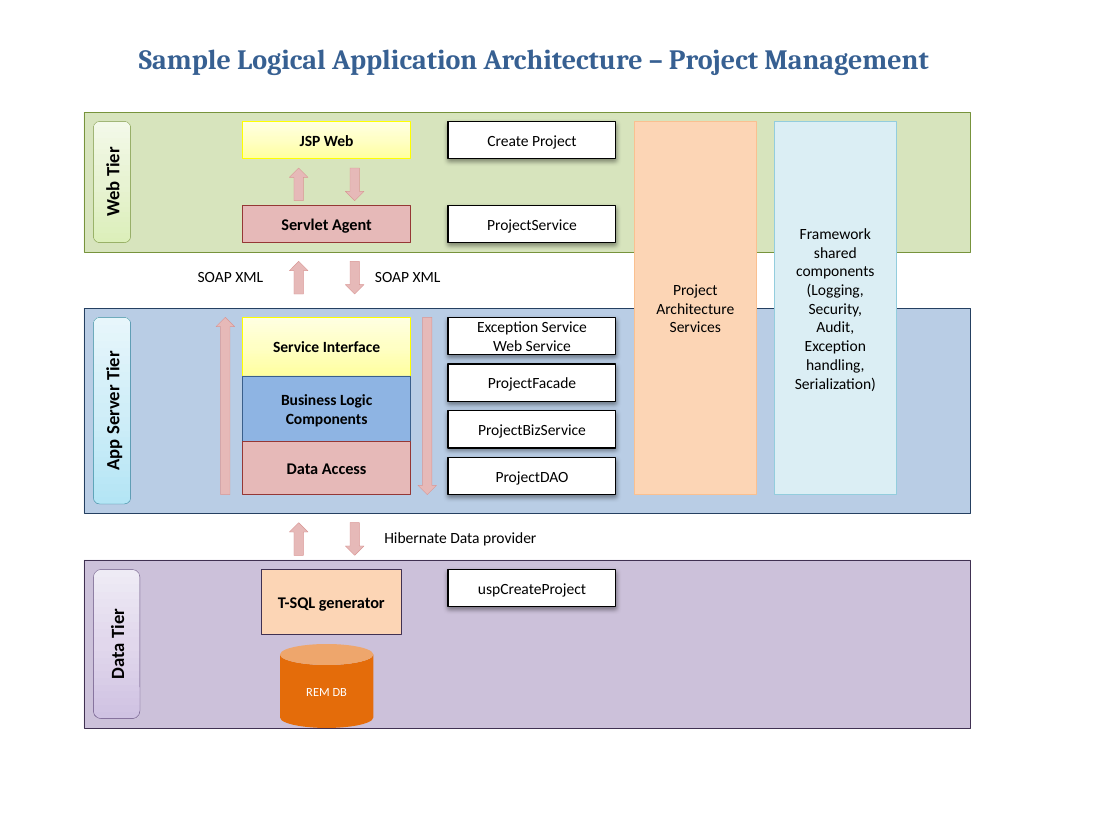
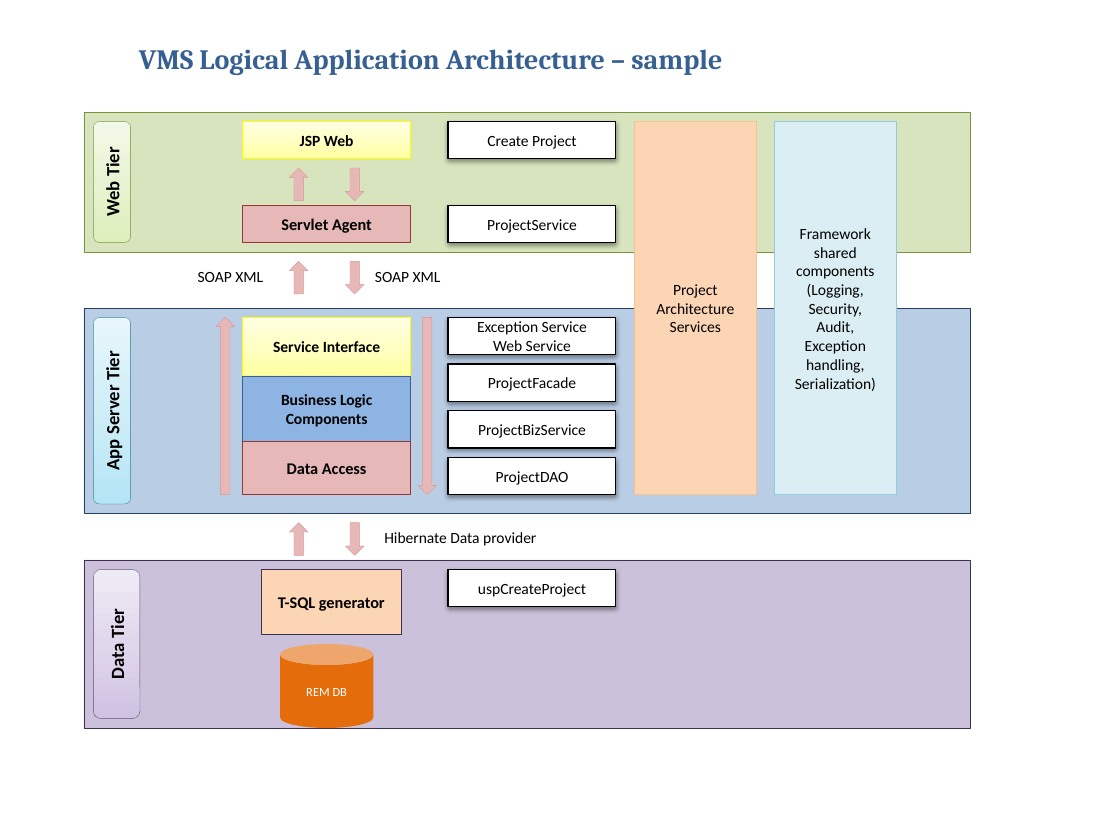
Before and after one commit to imireasa/mtech-se18-t08s, a slide deck: slide 4 of docs/W-9 Working Document/W-9.1 Team Members/W-9.1.5 Dio/2. Phase 2/VMS High level architecture.pptx. Drawn at 1120x840 pixels with LibreOffice and Linux fonts; fonts in the diff are those of the drawing. Boxes give left, top, right and bottom in pixels: in the first picture for what was removed or moved away, otherwise in the second. Text is boxed around its words. In the diff, an @@ line names an element or a change of style, - is before the commit and + after.

```diff
--- a/docs/W-9 Working Document/W-9.1 Team Members/W-9.1.5 Dio/2. Phase 2/VMS High level architecture.pptx
+++ b/docs/W-9 Working Document/W-9.1 Team Members/W-9.1.5 Dio/2. Phase 2/VMS High level architecture.pptx
@@ text at (139, 49, 722, 75): text changed @@
-Sample Logical Application Architecture – Project Management
+VMS Logical Application Architecture – sample
```
Also in this commit, not shown: 1 other slide changed.
